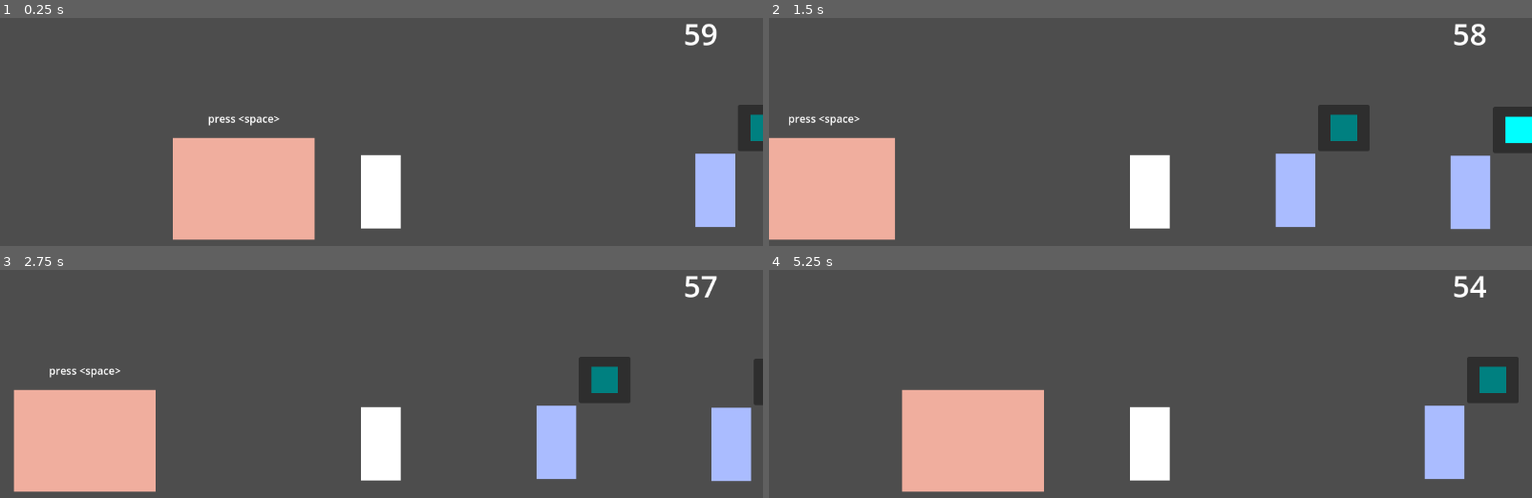
Above: before the commit, frames 1-4 (two rows, left to right).
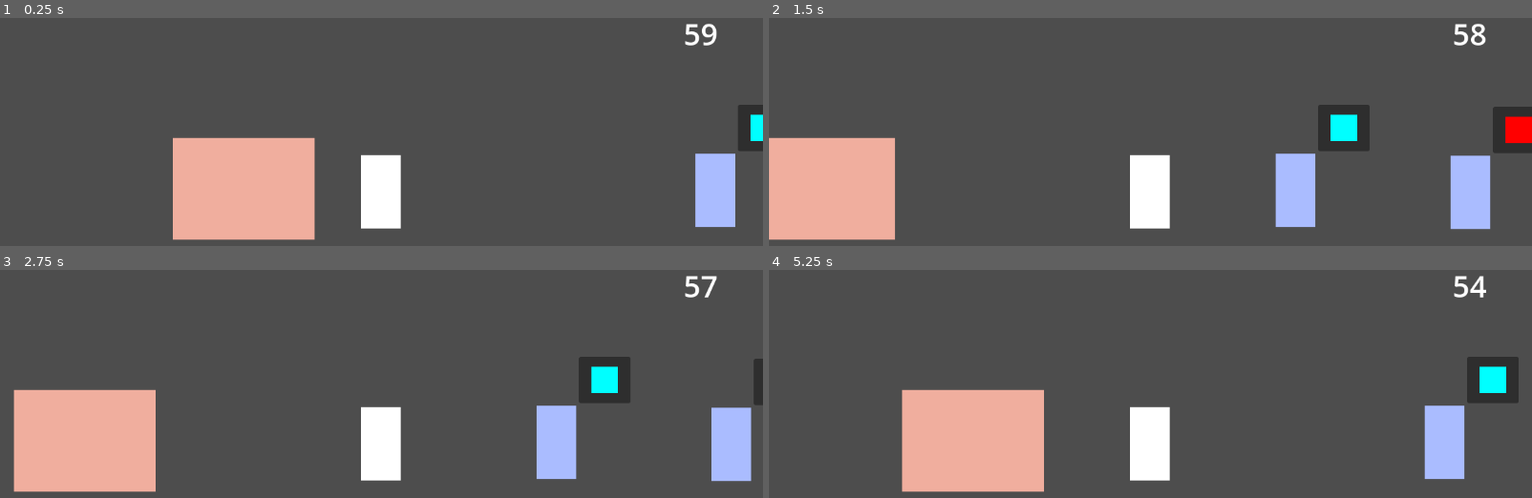
Above: after the commit, the same moments.

Repository: fNathan123/Ikadev2
Game: Godot game, scene res://game/game.tscn
Same seed, same stepped clock (60 frames per second), same inputs: the game is played once before the commit and once after it. The project has no main scene, so this scene is started directly.
Inputs:
- Up to frame 1 (0.25 s): no input
- Up to frame 2 (1.5 s): tap Space (interact) at 0.5, 1.35 s; hold Space (interact) 0.53-1.28 s; hold Right (move_right) from 0.53 s (still down)
- Up to frame 3 (2.75 s): tap Space (interact) at 2 s; release Right (move_right) at 2.03 s; hold Left (move_left) from 2.03 s (still down); hold Space (interact) from 2.03 s (still down)
- Up to frame 4 (5.25 s): release Space (interact) at 2.78 s; tap Space (interact) at 2.85, 3.5, 4.35 s; hold Space (interact) 3.53-4.28 s; release Left (move_left) at 4.28 s; hold Right (move_right) from 4.28 s (still down); hold Space (interact) from 5.03 s (still down)

The runs differ from the first frame. In frame 1, 0.4% of the frame differs, in the area x 27-100%, y 42-54%; in frame 2, 1.0%, in the area x 2-100%, y 42-56%; in frame 3, 0.6%; in frame 4, 0.4%.
Error before the commit: Invalid access to property or key 'package_pool' on a base object of type 'Nil'. (res://game/truck/TruckModel.gd:9)

Commit message:
Fix : truck implementation errors

Diff:
--- a/game/truck/TruckModel.gd
+++ b/game/truck/TruckModel.gd
@@ -1,18 +1,18 @@
 class_name TruckModel
 
 var package_id : Array[int] :
-    get: return package_id;
+	get: return package_id;
 
 func init_async() :
-    if(GameService.is_ready):
-        GameService.instance._init();
-    package_id = GameService.instance.data.package_pool;
-    package_id.shuffle();
+	if(!GameService.is_ready):
+		await GameService.instance.wait_service();
+	package_id = GameService.instance.data.package_pool;
+	package_id.shuffle();
 
 var last_package_idx = 0;
 func get_package()->int:
-    if last_package_idx >= package_id.size():
-        return -1;
-    var res = package_id[last_package_idx];
-    last_package_idx += 1;
-    return res;
+	if last_package_idx >= package_id.size():
+		return -1;
+	var res = package_id[last_package_idx];
+	last_package_idx += 1;
+	return res;
--- a/game/truck/nodes/truck.tscn
+++ b/game/truck/nodes/truck.tscn
@@ -25,6 +25,7 @@
 color = Color(0.939104, 0.683766, 0.618597, 1)
 
 [node name="Label" type="Label" parent="View"]
+visible = false
 offset_left = -53.0
 offset_top = -123.0
 offset_right = 56.0
